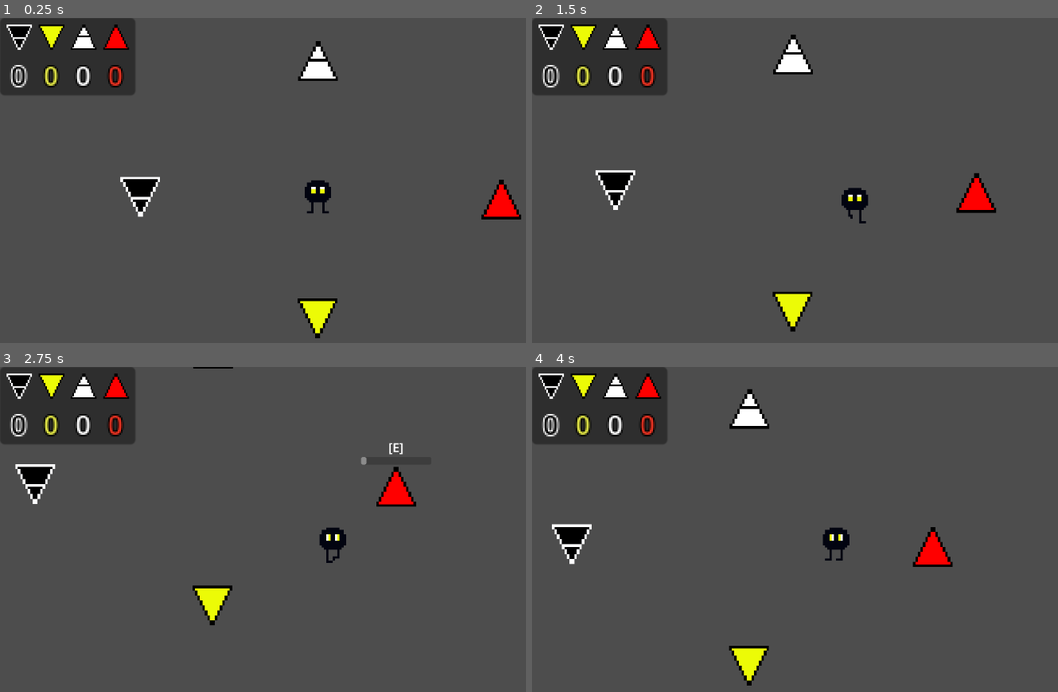
Above: before the commit, frames 1-4 (two rows, left to right).
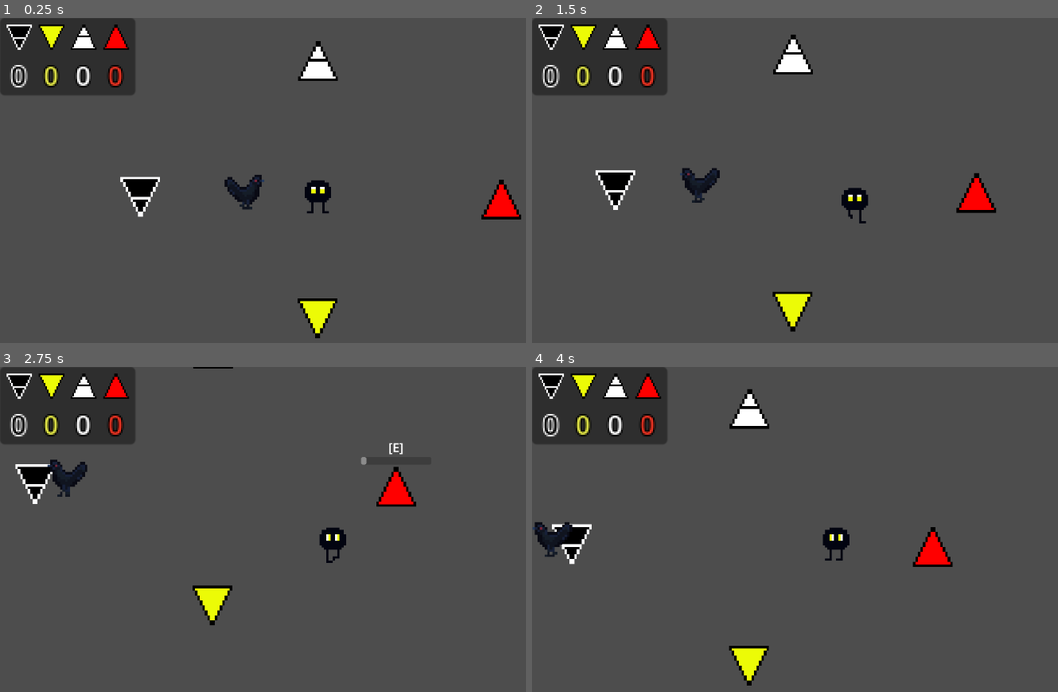
Above: after the commit, the same moments.

Repository: CaelDou/summer-game
Game: Godot game, scene res://scenes/game.tscn
Two runs of this game, one before a commit and one after it. Both use one fixed random seed, a clock stepped at 60 frames per second and the inputs below.
Inputs:
- Up to frame 1 (0.25 s): no input
- Up to frame 2 (1.5 s): hold D (right) 0.53-1.28 s; hold E (interact) 0.53-1.28 s; hold S (down) from 1.28 s (still down); tap E (interact) at 1.35 s
- Up to frame 3 (2.75 s): release S (down) at 2.03 s; hold D (right) from 2.03 s (still down); hold E (interact) from 2.03 s (still down)
- Up to frame 4 (4 s): release D (right) at 2.78 s; release E (interact) at 2.78 s; hold W (up) 2.78-3.53 s; tap E (interact) at 2.85 s; hold A (left) from 3.53 s (still down); hold E (interact) from 3.53 s (still down)

The runs differ from the first frame. In frame 1, 0.4% of the frame differs, in the area x 42-51%, y 48-60%; in frame 2, 0.4%; in frame 3, 0.4%, in the area x 8-17%, y 28-40%; in frame 4, 0.4%.

Commit message:
Added behavior to corrupted chicken
Now the chicken repeats the cycle: walk to random direction -> go idle. Each lasts 1, 2 or 3 seconds. Also we can set how far the chicken can go from its original position with the boundary variable.

Diff:
--- /dev/null
+++ b/scenes/corrupted_chicken.tscn
@@ -0,0 +1,74 @@
+[gd_scene load_steps=11 format=3 uid="uid://bcx2ryekqw7gk"]
+
+[ext_resource type="Script" path="res://scripts/random_movement.gd" id="1_qou4f"]
+[ext_resource type="Texture2D" uid="uid://bx4g4n7flpwwd" path="res://art/corrupted_chicken/_corrupted_chicken_idle.png" id="2_2opre"]
+[ext_resource type="Texture2D" uid="uid://d4itvhw5i87a4" path="res://art/corrupted_chicken/corrupted_chicken_walk_0001.png" id="3_p4t6u"]
+[ext_resource type="Texture2D" uid="uid://dqcqr0fldrk7m" path="res://art/corrupted_chicken/corrupted_chicken_walk_0002.png" id="4_77x72"]
+[ext_resource type="Texture2D" uid="uid://co1j6pnswefxb" path="res://art/corrupted_chicken/corrupted_chicken_walk_0003.png" id="5_0a5a0"]
+
+[sub_resource type="CircleShape2D" id="CircleShape2D_64u2s"]
+radius = 5.0
+
+[sub_resource type="AtlasTexture" id="AtlasTexture_wp4xu"]
+atlas = ExtResource("2_2opre")
+region = Rect2(0, 0, 16, 16)
+
+[sub_resource type="AtlasTexture" id="AtlasTexture_uibif"]
+atlas = ExtResource("2_2opre")
+region = Rect2(16, 0, 16, 16)
+
+[sub_resource type="AtlasTexture" id="AtlasTexture_21u2d"]
+atlas = ExtResource("2_2opre")
+region = Rect2(32, 0, 16, 16)
+
+[sub_resource type="SpriteFrames" id="SpriteFrames_sgt4p"]
+animations = [{
+"frames": [{
+"duration": 1.0,
+"texture": SubResource("AtlasTexture_wp4xu")
+}, {
+"duration": 1.0,
+"texture": SubResource("AtlasTexture_uibif")
+}, {
+"duration": 1.0,
+"texture": SubResource("AtlasTexture_21u2d")
+}],
+"loop": true,
+"name": &"idle",
+"speed": 6.0
+}, {
+"frames": [{
+"duration": 1.0,
+"texture": ExtResource("3_p4t6u")
+}, {
+"duration": 1.0,
+"texture": ExtResource("4_77x72")
+}, {
+"duration": 1.0,
+"texture": ExtResource("5_0a5a0")
+}],
+"loop": true,
+"name": &"walk",
+"speed": 6.0
+}]
+
+[node name="Corrupted_Chicken" type="CharacterBody2D"]
+scale = Vector2(9, 9)
+collision_layer = 0
+script = ExtResource("1_qou4f")
+boundary = 750.0
+
+[node name="CollisionShape2D" type="CollisionShape2D" parent="."]
+position = Vector2(1, 2)
+shape = SubResource("CircleShape2D_64u2s")
+
+[node name="AnimatedSprite2D" type="AnimatedSprite2D" parent="."]
+sprite_frames = SubResource("SpriteFrames_sgt4p")
+animation = &"walk"
+frame = 1
+frame_progress = 0.720288
+
+[node name="Timer" type="Timer" parent="."]
+one_shot = true
+
+[connection signal="timeout" from="Timer" to="." method="_on_timer_timeout"]
--- a/scenes/game.tscn
+++ b/scenes/game.tscn
@@ -1,10 +1,11 @@
-[gd_scene load_steps=9 format=3 uid="uid://ek44v0h3ij6f"]
+[gd_scene load_steps=10 format=3 uid="uid://ek44v0h3ij6f"]
 
 [ext_resource type="PackedScene" uid="uid://c22v4aqfvr7uu" path="res://scenes/game_manager.tscn" id="1_avxpm"]
 [ext_resource type="PackedScene" uid="uid://dhd5tae517tdq" path="res://scenes/player.tscn" id="1_mgs8s"]
 [ext_resource type="PackedScene" uid="uid://dsmi8fs4tf30s" path="res://scenes/Veins/nigredo_vein.tscn" id="6_1im8r"]
 [ext_resource type="PackedScene" uid="uid://qtaggxowjwe6" path="res://scenes/interface/interface.tscn" id="7_rgnyr"]
 [ext_resource type="Script" path="res://scripts/interface.gd" id="8_dw4rq"]
+[ext_resource type="PackedScene" uid="uid://bcx2ryekqw7gk" path="res://scenes/corrupted_chicken.tscn" id="9_fgw86"]
 [ext_resource type="PackedScene" uid="uid://cdat4obakt2mm" path="res://scenes/Veins/albedo_vein.tscn" id="9_i8tba"]
 [ext_resource type="PackedScene" uid="uid://divoexcgopokd" path="res://scenes/Veins/rubedo_vein.tscn" id="10_31wvx"]
 [ext_resource type="PackedScene" uid="uid://b8sqyhwlaxdd2" path="res://scenes/Veins/citrinitas_vein.tscn" id="11_4k7uy"]
@@ -12,17 +13,6 @@
 [node name="Game" type="Node2D"]
 
 [node name="GameManager" parent="." instance=ExtResource("1_avxpm")]
-
-[node name="Player" parent="." instance=ExtResource("1_mgs8s")]
-position = Vector2(-1, 60)
-motion_mode = 1
-speed = 300.0
-accel = 30.0
-
-[node name="Camera2D" type="Camera2D" parent="Player"]
-position = Vector2(0, -60)
-zoom = Vector2(0.5, 0.5)
-position_smoothing_enabled = true
 
 [node name="NigredoVein" parent="." instance=ExtResource("6_1im8r")]
 position = Vector2(-644, 0)
@@ -39,6 +29,22 @@
 position = Vector2(664, 10)
 vein_type = 3
 
+[node name="Corrupted_Chicken" parent="." instance=ExtResource("9_fgw86")]
+position = Vector2(-267, -26)
+collision_mask = 0
+
+[node name="Player" parent="." instance=ExtResource("1_mgs8s")]
+position = Vector2(-1, 60)
+collision_layer = 1
+motion_mode = 1
+speed = 300.0
+accel = 30.0
+
+[node name="Camera2D" type="Camera2D" parent="Player"]
+position = Vector2(0, -60)
+zoom = Vector2(0.5, 0.5)
+position_smoothing_enabled = true
+
 [node name="CanvasLayer" type="CanvasLayer" parent="."]
 
 [node name="Interface" parent="CanvasLayer" instance=ExtResource("7_rgnyr")]
--- a/scripts/player.gd
+++ b/scripts/player.gd
@@ -1,5 +1,7 @@
 extends CharacterBody2D
 class_name Player
+
+const Player = preload("res://scripts/player.gd")
 
 # reference to the AnimatedSprite2D node
 @onready var anim = $AnimatedSprite2D
--- /dev/null
+++ b/scripts/random_movement.gd
@@ -0,0 +1,88 @@
+extends CharacterBody2D
+
+# =====< FEEL FREE TO DELETE/ADD COMMENTS >=====
+
+# reference to the AnimatedScript2D node
+@onready var anim = $AnimatedSprite2D
+
+enum State { IDLE, WALK }
+var current_state: State
+
+@export var speed: float = 150.0
+var direction: Vector2
+
+# check boundaries so the chicken can't roam around the whole map
+var initial_position
+@export var boundary: float
+
+# idk what else to call this, feel free to rename it
+var can: bool = true
+
+func _ready():
+	current_state = State.IDLE
+	initial_position = position
+
+func _physics_process(_delta):
+	match current_state:
+		State.IDLE:
+			anim.play("idle")
+
+			# always checks true, 'can' is reset to true after $Timer expires
+			# we set 'can' to false so the timer is started only once
+			if can:
+				can = false
+				var time = randi_range(1, 3)
+				$Timer.start(time)
+
+		State.WALK:
+			anim.play("walk")
+			move()
+
+			# always checks true, 'can' is reset to true after $Timer expires
+			# randomize direction only once after setting to WALK
+			if can:
+				can = false
+				randomize_direction()
+				var time = randi_range(1, 3)
+				$Timer.start(time)
+
+func check_flip():
+	if direction.x < 0:
+		anim.flip_h = true
+	elif direction.x > 0:
+		anim.flip_h = false
+
+func move():
+	velocity = direction * speed
+	move_and_slide()
+
+	# check boundaries, e.g. initial_position is (0, 0) and boundary is 50:
+	# if position.x is 50 or higher, it shouldn't keep going to the right
+	# so we randomize the direction again
+	var distance = position.distance_to(initial_position)
+	if distance >= boundary:
+		direction = (initial_position - position).normalized()
+		check_flip()
+
+func randomize_direction():
+	# reset direction so it always enters the while
+	direction = Vector2.ZERO
+
+	# direction (0, 0) would play the walk animation and not move
+	# so we randomize direction until it's not (0, 0) anymore
+	while direction == Vector2.ZERO:
+		direction = Vector2(randi_range(-1, 1), randi_range(-1, 1)).normalized()
+		check_flip()
+
+func _on_timer_timeout():
+	# it means our current state's started $Timer expired
+	# meaning we spent 1, 2 or 3 seconds on that state, so we change it
+	match current_state:
+		State.IDLE:
+			current_state = State.WALK
+		State.WALK:
+			current_state = State.IDLE
+
+	# also we want to reset 'can' to true only when the $Timer expires
+	# because if we didn't, it'd restart $Timer infinitely
+	can = true
--- a/scripts/vein.gd
+++ b/scripts/vein.gd
@@ -3,7 +3,7 @@
 enum VeinType { NIGREDO, CITRINITAS, ALBEDO, RUBEDO }
 @export var vein_type: VeinType
 
-# gets respective Label and ProgressBar nodes for each vein
+# get respective Label and ProgressBar nodes for each vein
 @onready var interaction_label = $Label
 @onready var progress_bar = $ProgressBar
 
@@ -45,6 +45,6 @@
 		_harness_vein()
 
 func _harness_vein():
-	# pass this vein's to handle the match in the function
+	# pass this vein's type to handle the match in the function
 	GameManager.increase_ingredient(vein_type, 1)
 	hold_time = 0.0
Renamed: art/_corrupted_chicken.png -> art/corrupted_chicken/_corrupted_chicken.png
Not shown, changed: art/corrupted_chicken/_corrupted_chicken.png.import
Renamed: art/_corrupted_chicken_idle.png -> art/corrupted_chicken/_corrupted_chicken_idle.png
Not shown, changed: art/corrupted_chicken/_corrupted_chicken_idle.png.import
Renamed: art/corrupted_chicken_walk_0001.png -> art/corrupted_chicken/corrupted_chicken_walk_0001.png
Not shown, changed: art/corrupted_chicken/corrupted_chicken_walk_0001.png.import
Renamed: art/corrupted_chicken_walk_0002.png -> art/corrupted_chicken/corrupted_chicken_walk_0002.png
Not shown, changed: art/corrupted_chicken/corrupted_chicken_walk_0002.png.import
Renamed: art/corrupted_chicken_walk_0003.png -> art/corrupted_chicken/corrupted_chicken_walk_0003.png
Not shown, changed: art/corrupted_chicken/corrupted_chicken_walk_0003.png.import
